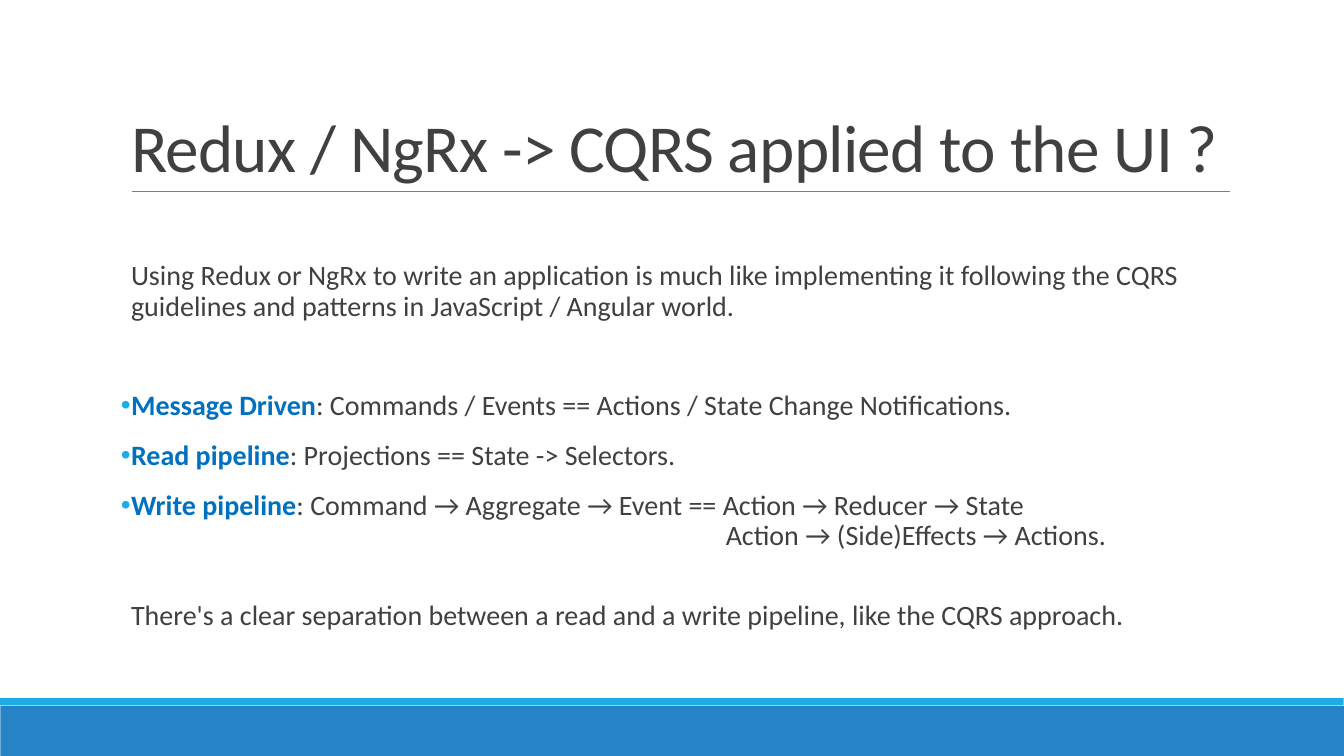
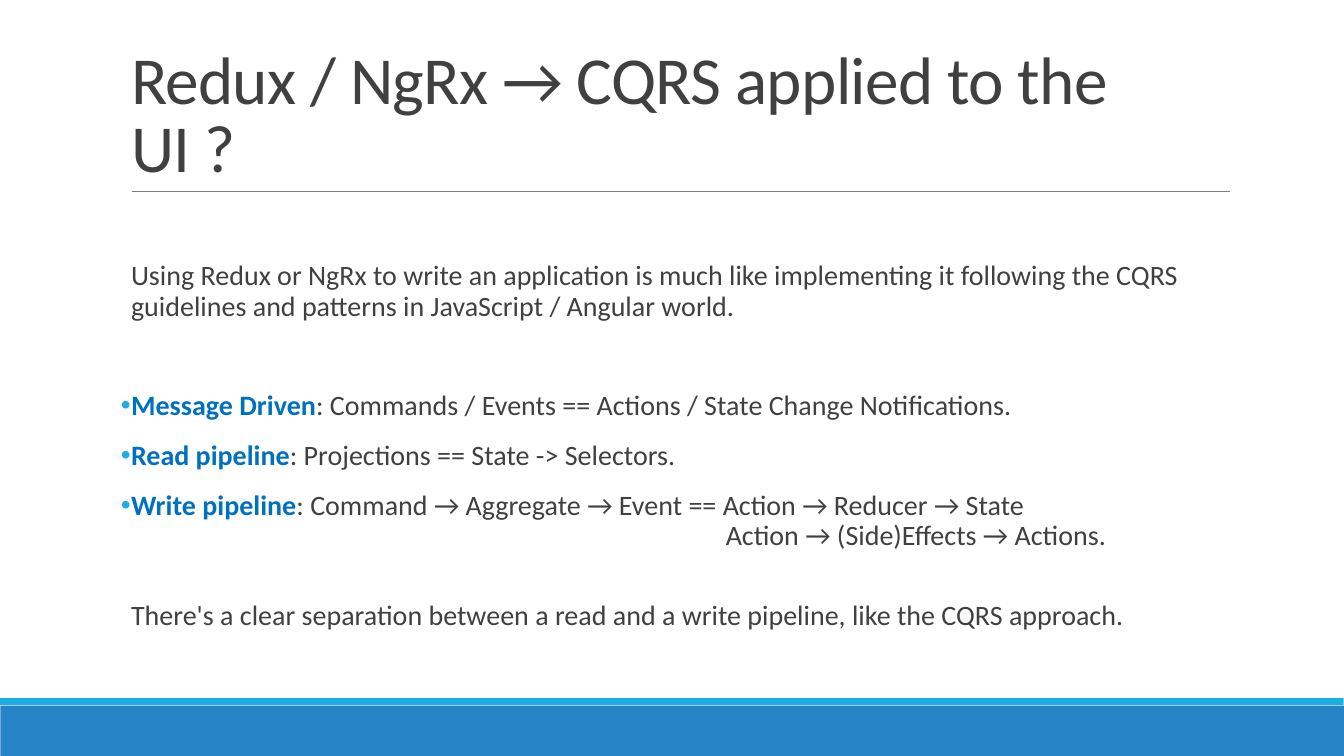
Before and after one commit to AGiorgetti/ngrx101, a slide deck: slide 10 of ReactiveProgramming_ngrx.pptx. Drawn at 1344x756 pixels with LibreOffice and Linux fonts; fonts in the diff are those of the drawing. Boxes give left, top, right and bottom in pixels: in the first picture for what was removed or moved away, otherwise in the second. Text is boxed around its words. In the diff, an @@ line names an element or a change of style, - is before the commit and + after.

```diff
--- a/ReactiveProgramming_ngrx.pptx
+++ b/ReactiveProgramming_ngrx.pptx
@@ title at box(131, 57, 1108, 173): text changed @@
-Redux / NgRx -> CQRS applied to the UI ?
+Redux / NgRx → CQRS applied to the UI ?
```
Also in this commit, not shown: 13 other slides changed, 8 other files.
